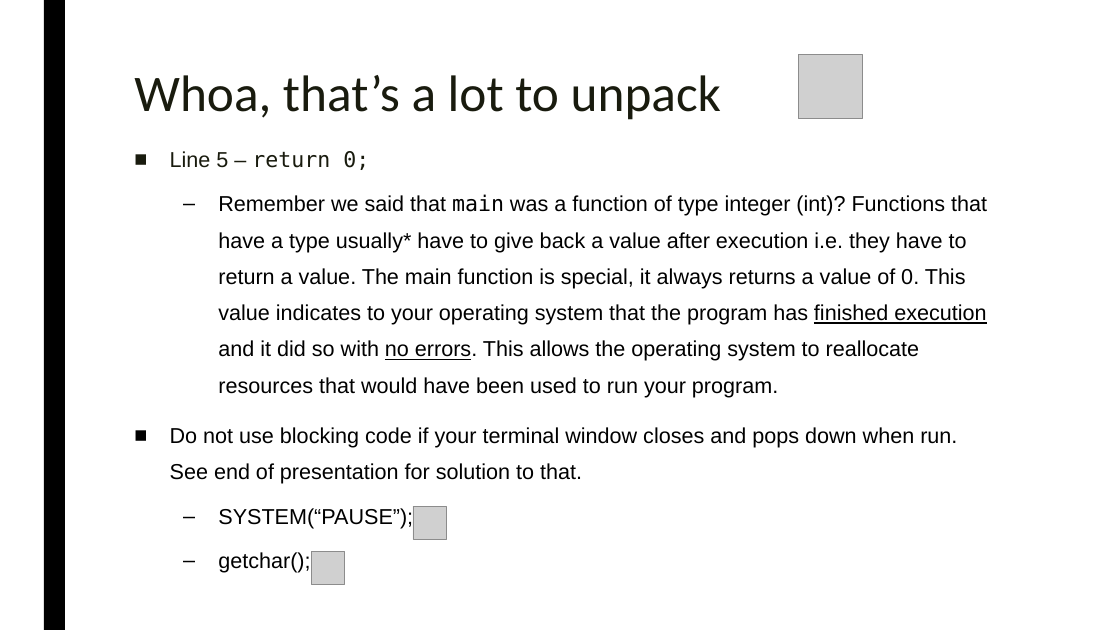
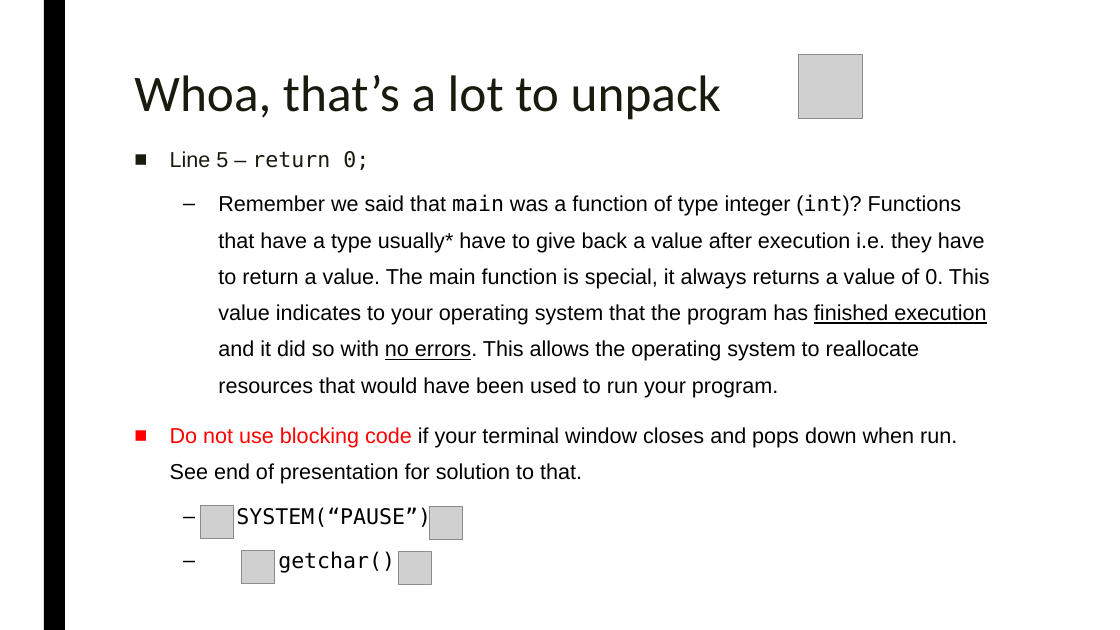
Before and after one commit to simeon9696/programmingworkshop, a slide deck: slide 12 of 2.) Introduction to C++/Introduction to C++.pptx. Drawn at 1120x630 pixels with LibreOffice and Linux fonts; fonts in the diff are those of the drawing; grey boxes stand for pictures. Boxes give left, top, right and bottom in pixels: in the first picture for what was removed or moved away, otherwise in the second. Text is boxed around its words. In the diff, an @@ line names an element or a change of style, - is before the commit and + after.

```diff
--- a/2.) Introduction to C++/Introduction to C++.pptx
+++ b/2.) Introduction to C++/Introduction to C++.pptx
@@ text at box(170, 194, 990, 574): font Arial to DejaVu Sans Mono in "(int)?", "SYSTEM(“PAUSE”);", "getchar();"; text colour #000000 to #FF0000 in "Do not use blocking code" @@
@@ picture added at box(201, 505, 234, 539) @@
@@ picture: place and size @@
-picture at box(413, 507, 447, 540)
+picture at box(429, 507, 463, 540)
@@ picture added at box(241, 550, 275, 584) @@
@@ picture: place and size @@
-picture at box(312, 551, 345, 585)
+picture at box(398, 551, 432, 585)
```
Also in this commit, not shown: 4 other slides changed, 9 other files.
